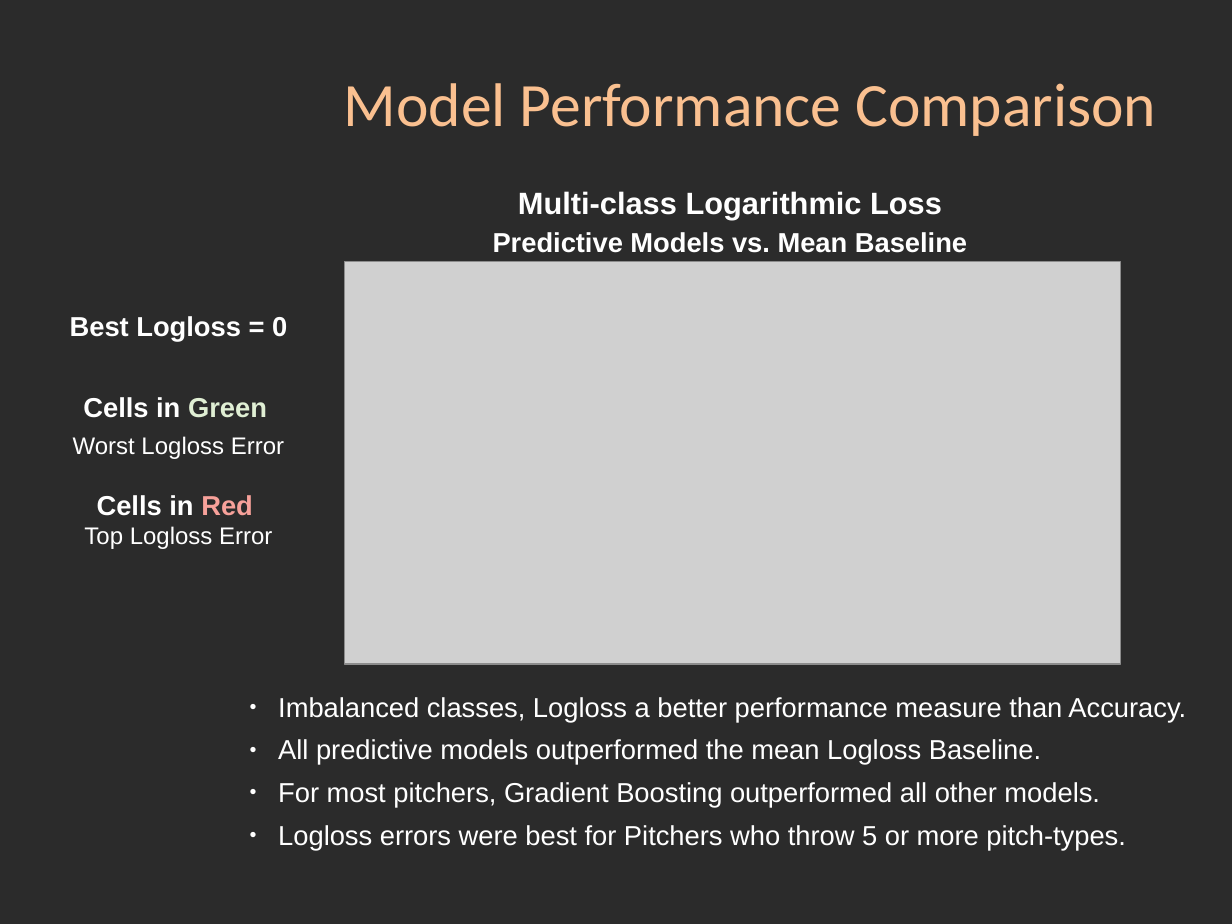
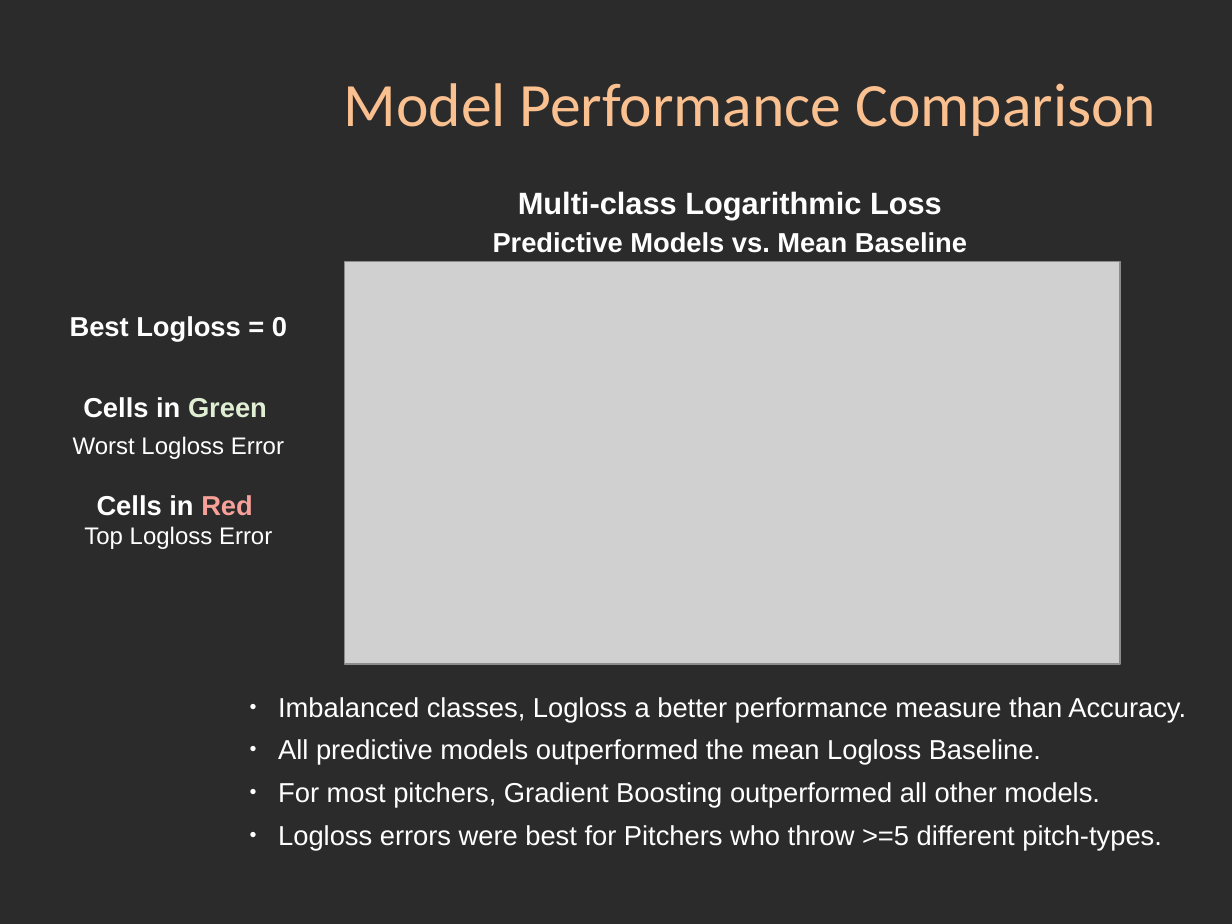
Before and after one commit to markrojas/Springboard_DSCT, a slide deck: slide 32 of capstone_projects/capstone_I/06_Capstone_I_Pitch_Prediction_Slidedeck.pptx. Drawn at 1232x924 pixels with LibreOffice and Linux fonts; fonts in the diff are those of the drawing; grey boxes stand for pictures; background and template pictures are left out; a plain dark background stands for a picture behind light text. Boxes give left, top, right and bottom in pixels: in the first picture for what was removed or moved away, otherwise in the second. Text is boxed around its words. In the diff, an @@ line names an element or a change of style, - is before the commit and + after.

```diff
--- a/capstone_projects/capstone_I/06_Capstone_I_Pitch_Prediction_Slidedeck.pptx
+++ b/capstone_projects/capstone_I/06_Capstone_I_Pitch_Prediction_Slidedeck.pptx
@@ text at (x1=278, y1=825, x2=1162, y2=850): text changed @@
-● Logloss errors were best for Pitchers who throw 5 or more pitch-types.
+● Logloss errors were best for Pitchers who throw >=5 different pitch-types.
```
Also in this commit, not shown: 20 other slides changed, 14 other files.
